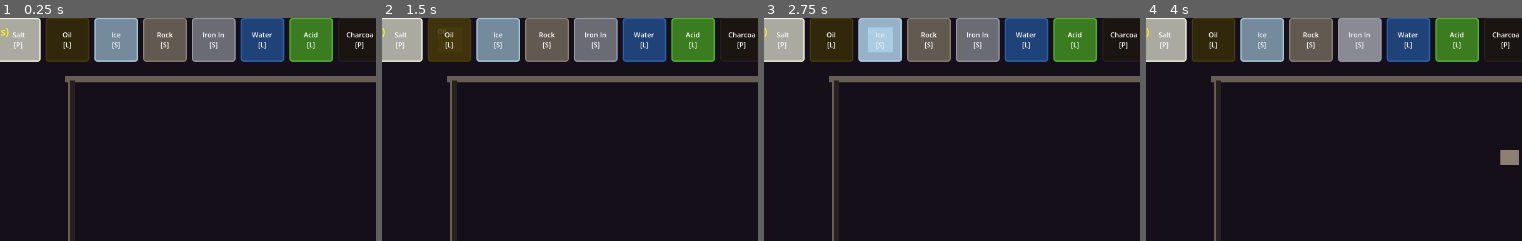
Above: before the commit, frames 1-4 (left to right).
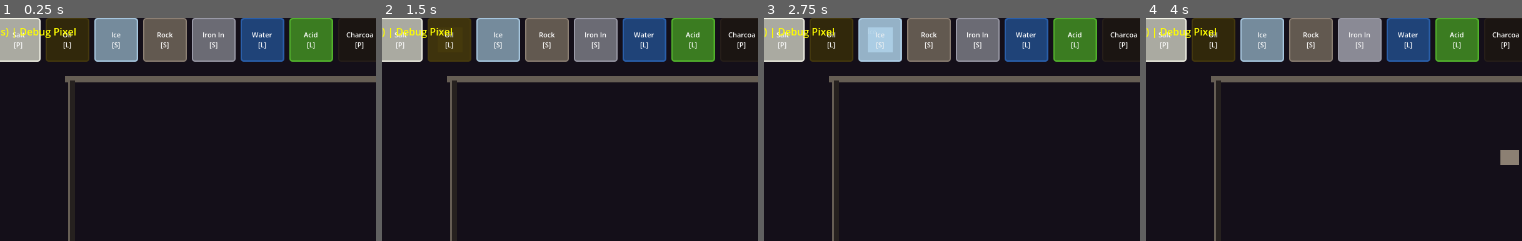
Above: after the commit, the same moments.

Repository: zholobov/alchemy-proto
Game: Godot game, scene res://src/main.tscn
The game is run twice, just before and just after one commit, with the same random seed, the same clock (stepped at 60 frames per second) and the same inputs.
Inputs:
- Up to frame 1 (0.25 s): no input
- Up to frame 2 (1.5 s): click "Salt [P]" at 0.5 s; click "Oil [L]" at 1.25 s
- Up to frame 3 (2.75 s): click "Ice [S]" at 2 s
- Up to frame 4 (4 s): click "Rock [S]" at 2.75 s; click "Iron In [S]" at 3.5 s
The pictures show only the part of the screen within x 11-61%, y 0-50%; the shares and areas given below are measured in that part.

The runs differ from the first frame. In frame 1, 0.3% of the frame differs, in the area x 3-21%, y 4-9%; in frame 2, 0.3%; in frame 3, 0.3%; in frame 4, 0.3%.
Error in both runs: Cannot call method 'buffer_update' on a null value. (res://src/simulation/gpu_simulation.gd:248)

Commit message:
feat: wire RendererManager into game loop, F5 cycles renderers

Diff:
--- a/src/debug/fps_overlay.gd
+++ b/src/debug/fps_overlay.gd
@@ -2,9 +2,10 @@
 extends Label
 ## Always-visible FPS counter in the top-left corner.
 
+var renderer_manager: RendererManager
+
 
 func _ready() -> void:
-	# Position in top-left.
 	position = Vector2(10, 10)
 	add_theme_font_size_override("font_size", 16)
 	add_theme_color_override("font_color", Color.YELLOW)
@@ -13,4 +14,7 @@
 func _process(_delta: float) -> void:
 	var fps := Engine.get_frames_per_second()
 	var frame_ms := 1000.0 / maxf(fps, 1.0)
-	text = "%d FPS (%.1f ms)" % [fps, frame_ms]
+	var renderer_name := ""
+	if renderer_manager:
+		renderer_name = " | %s" % renderer_manager.get_current_name()
+	text = "%d FPS (%.1f ms)%s" % [fps, frame_ms, renderer_name]
--- a/src/main.gd
+++ b/src/main.gd
@@ -12,6 +12,7 @@
 var magnetic_field: MagneticField
 var sound_field: SoundField
 var field_renderer: FieldRenderer
+var renderer_manager: RendererManager
 
 var shelf: Shelf
 var drag_drop: DragDrop
@@ -40,12 +41,18 @@
 		(screen_size.y - rec_size.y + 80) / 2
 	)
 
+	# Create renderer manager.
+	renderer_manager = RendererManager.new()
+	renderer_manager.setup(receptacle, receptacle.grid, Receptacle.CELL_SIZE, receptacle.fluid)
+	add_child(renderer_manager)
+
 	# Debug overlay on a CanvasLayer so it's always on top.
 	var debug_layer := CanvasLayer.new()
 	debug_layer.layer = 100
 	add_child(debug_layer)
 
 	var fps := FPSOverlay.new()
+	fps.renderer_manager = renderer_manager
 	debug_layer.add_child(fps)
 
 	perf_monitor = PerfMonitor.new()
@@ -150,6 +157,9 @@
 				dispenser.deactivate()
 			else:
 				dispenser.activate(_selected_substance_id)
+		elif key == KEY_F5:
+			renderer_manager.cycle_renderer()
+			game_log.log_event("Renderer: %s" % renderer_manager.get_current_name(), Color.CYAN)
 		elif key == KEY_F:
 			# Flood fill for stress testing.
 			_flood_fill()
@@ -176,7 +186,7 @@
 
 	# --- Rendering ---
 	perf_monitor.begin_timing("Render")
-	receptacle.renderer.render()
+	renderer_manager.render()
 	field_renderer.update_visuals()
 	perf_monitor.end_timing("Render")
 
--- a/src/receptacle/receptacle.gd
+++ b/src/receptacle/receptacle.gd
@@ -14,7 +14,6 @@
 var wall_conductivity: float = 0.05
 
 var grid: ParticleGrid
-var renderer: SubstanceRenderer
 var fluid: FluidSim
 var rigid_body_mgr: RigidBodyMgr
 var gpu_sim: GpuSimulation
@@ -38,11 +37,6 @@
 	# Create fluid simulation sharing the same boundary.
 	fluid = FluidSim.new(GRID_WIDTH, GRID_HEIGHT)
 	fluid.boundary = grid.boundary
-
-	# Create and set up the renderer as a child.
-	renderer = SubstanceRenderer.new()
-	renderer.setup(grid, CELL_SIZE, fluid)
-	add_child(renderer)
 
 	# Create rigid body manager.
 	rigid_body_mgr = RigidBodyMgr.new()
